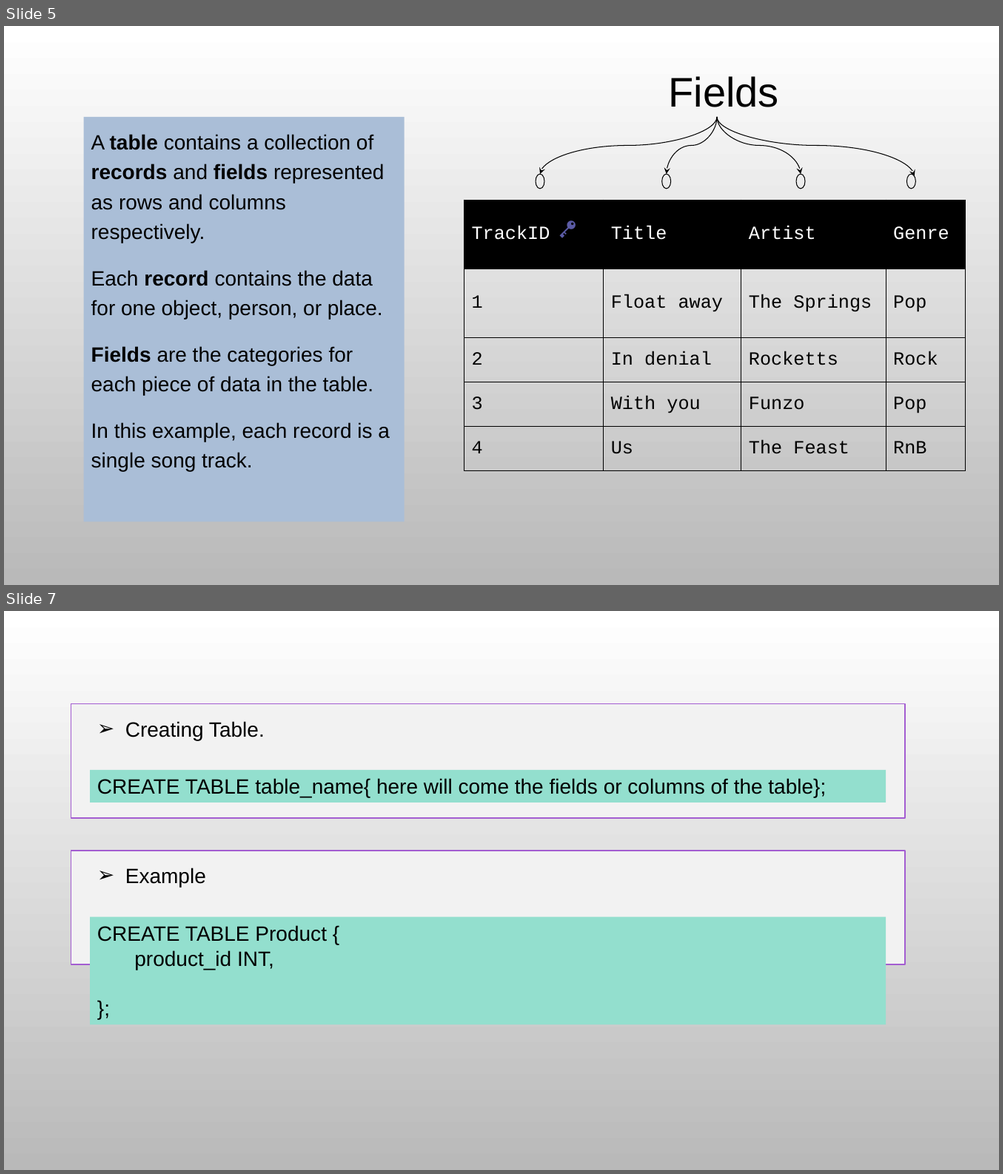
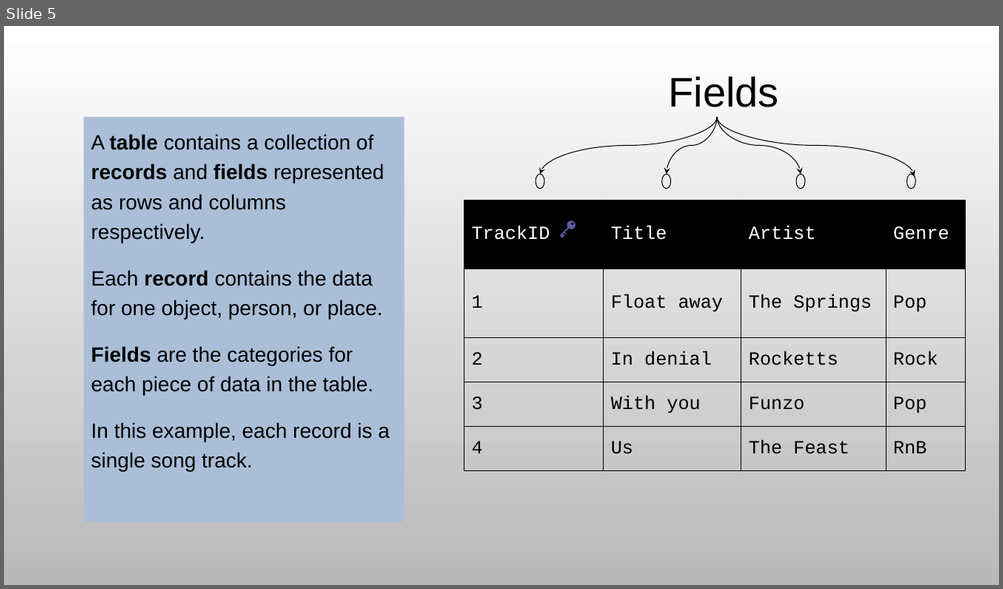
Before and after one commit to zubayr-ahmad/TeachHub, a slide deck: SQL/Lecture01/lect01.pptx. Shown one above the other, each under a label of ours: slides 5 and 7 before the commit, slide 5 after it; the slides between them are not shown. The pictures are 1003x1174 and 1003x589 pixels, drawn with LibreOffice and Linux fonts; fonts in the diff are those of the drawing; background and template pictures are left out. Boxes give left, top, right and bottom in pixels: in the first picture for what was removed or moved away, otherwise in the second. Text is boxed around its words. In the diff, an @@ line names an element or a change of style, - is before the commit and + after.

```diff
--- a/SQL/Lecture01/lect01.pptx
+++ b/SQL/Lecture01/lect01.pptx
@@ slide 7 removed at [4, 611, 999, 1170], background picture (left out) @@
@@ rectangle removed at [71, 704, 905, 818] @@
@@ text removed at [125, 721, 264, 741] @@
-➢ Creating Table.
@@ rectangle removed at [90, 770, 886, 803] @@
-CREATE TABLE table_name{ here will come the fields or columns of the table};
@@ rectangle removed at [71, 851, 905, 965] @@
@@ text removed at [125, 868, 206, 887] @@
-➢ Example
@@ rectangle removed at [90, 917, 886, 1025] @@
-CREATE TABLE Product {
-product_id INT,
-};
```
Also in this commit, not shown: 1 other slide removed, 2 other files.
